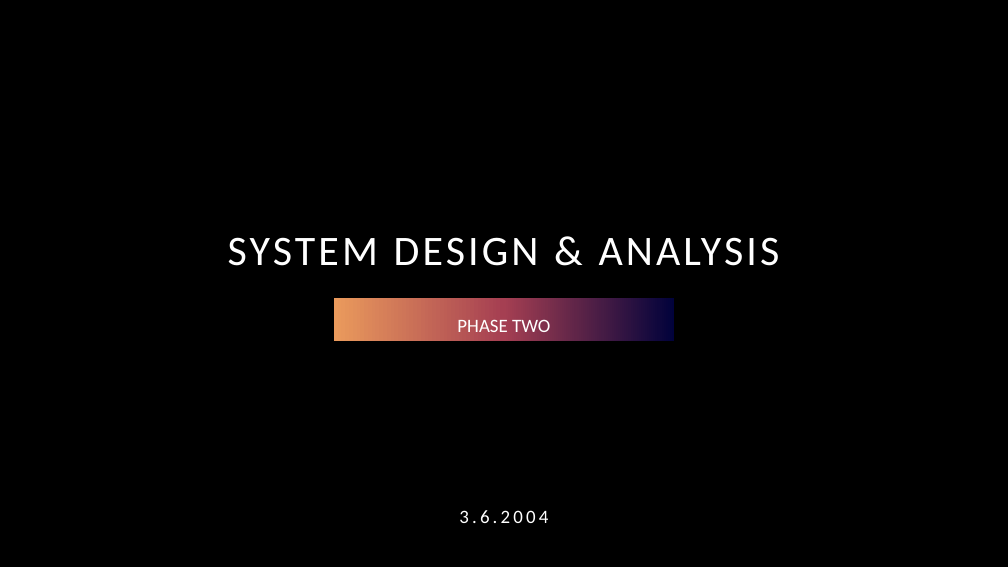
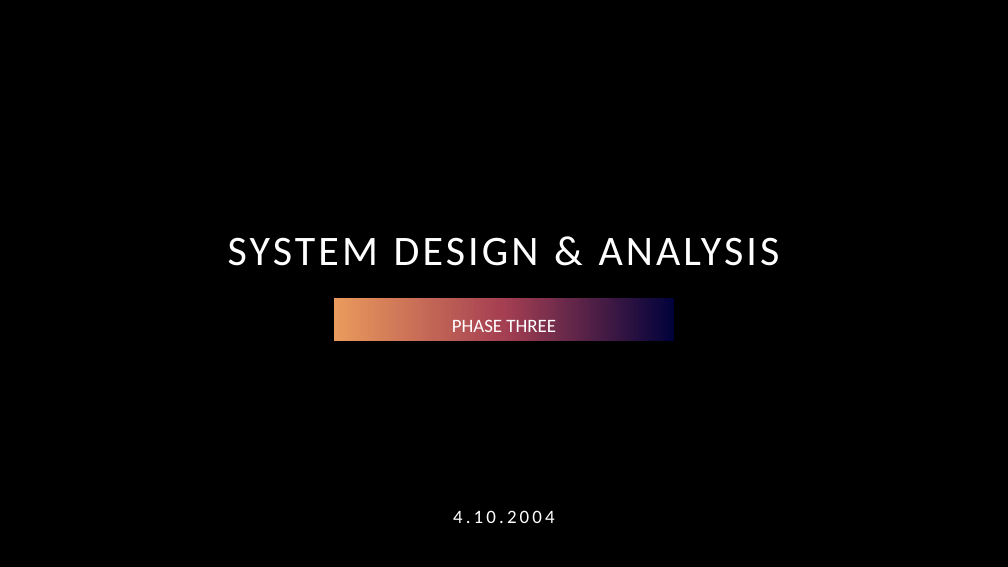
Before and after one commit to adriaonline/CPT200SP24-Team1, a slide deck: slide 1 of Phase 3 Docs/Phase 3 - Presentation.pptx. Drawn at 1008x567 pixels with LibreOffice and Linux fonts; fonts in the diff are those of the drawing; background and template pictures are left out. Boxes give left, top, right and bottom in pixels: in the first picture for what was removed or moved away, otherwise in the second. Text is boxed around its words. In the diff, an @@ line names an element or a change of style, - is before the commit and + after.

```diff
--- a/Phase 3 Docs/Phase 3 - Presentation.pptx
+++ b/Phase 3 Docs/Phase 3 - Presentation.pptx
@@ text at (x1=452, y1=320, x2=556, y2=332): text changed @@
-PHASE TWO
+PHASE THREE
@@ text at (x1=453, y1=510, x2=555, y2=523): text changed @@
-3.6.2004
+4.10.2004
```
Also in this commit, not shown: 5 other slides changed, 3 slides added, 13 slides removed, 1 other file.
